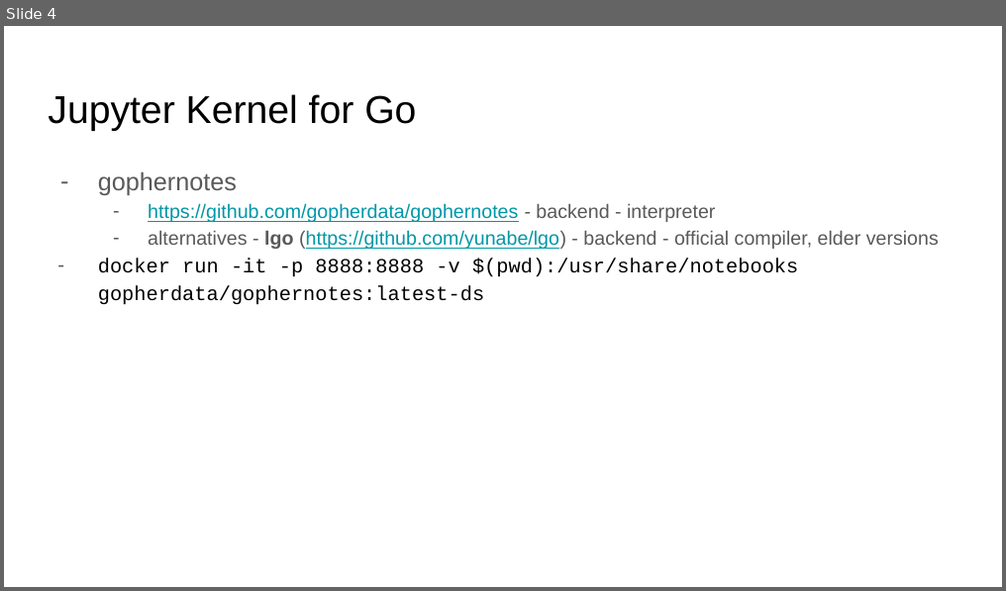
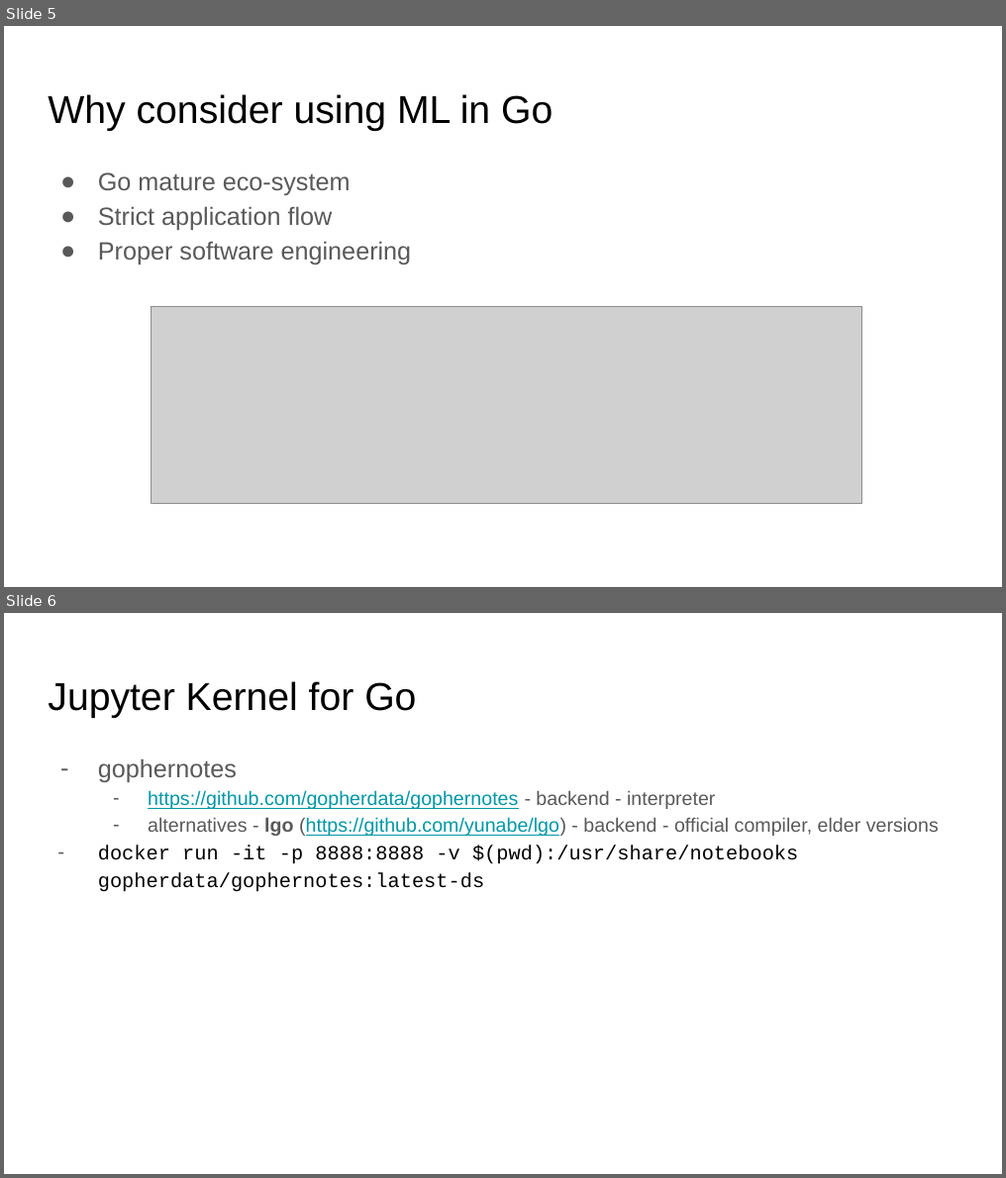
Before and after one commit to ephraimberkovitch/golang_ml, a slide deck: Go ML Meetup.pptx. Shown one above the other, each under a label of ours: slide 4 before the commit, slides 5 and 6 after it. The pictures are 1006x591 and 1006x1178 pixels, drawn with LibreOffice and Linux fonts; fonts in the diff are those of the drawing; grey boxes stand for pictures. Boxes give left, top, right and bottom in pixels: in the first picture for what was removed or moved away, otherwise in the second. Text is boxed around its words. In the diff, an @@ line names an element or a change of style, - is before the commit and + after.

```diff
--- a/Go ML Meetup.pptx
+++ b/Go ML Meetup.pptx
@@ slide 5 added at bbox=[4, 26, 1002, 587], background #FFFFFF @@
@@ title added at bbox=[48, 94, 552, 131], 28 pt, text #000000 @@
+Why consider using ML in Go
@@ text added at bbox=[98, 173, 412, 265], 18 pt, text #595959 @@
+● Go mature eco-system
+● Strict application flow
+● Proper software engineering
@@ picture added at bbox=[151, 306, 862, 503] @@
@@ what was slide 4 is now slide 6 @@
```
Also in this commit, not shown: 2 slides changed, 11 other slides added.
